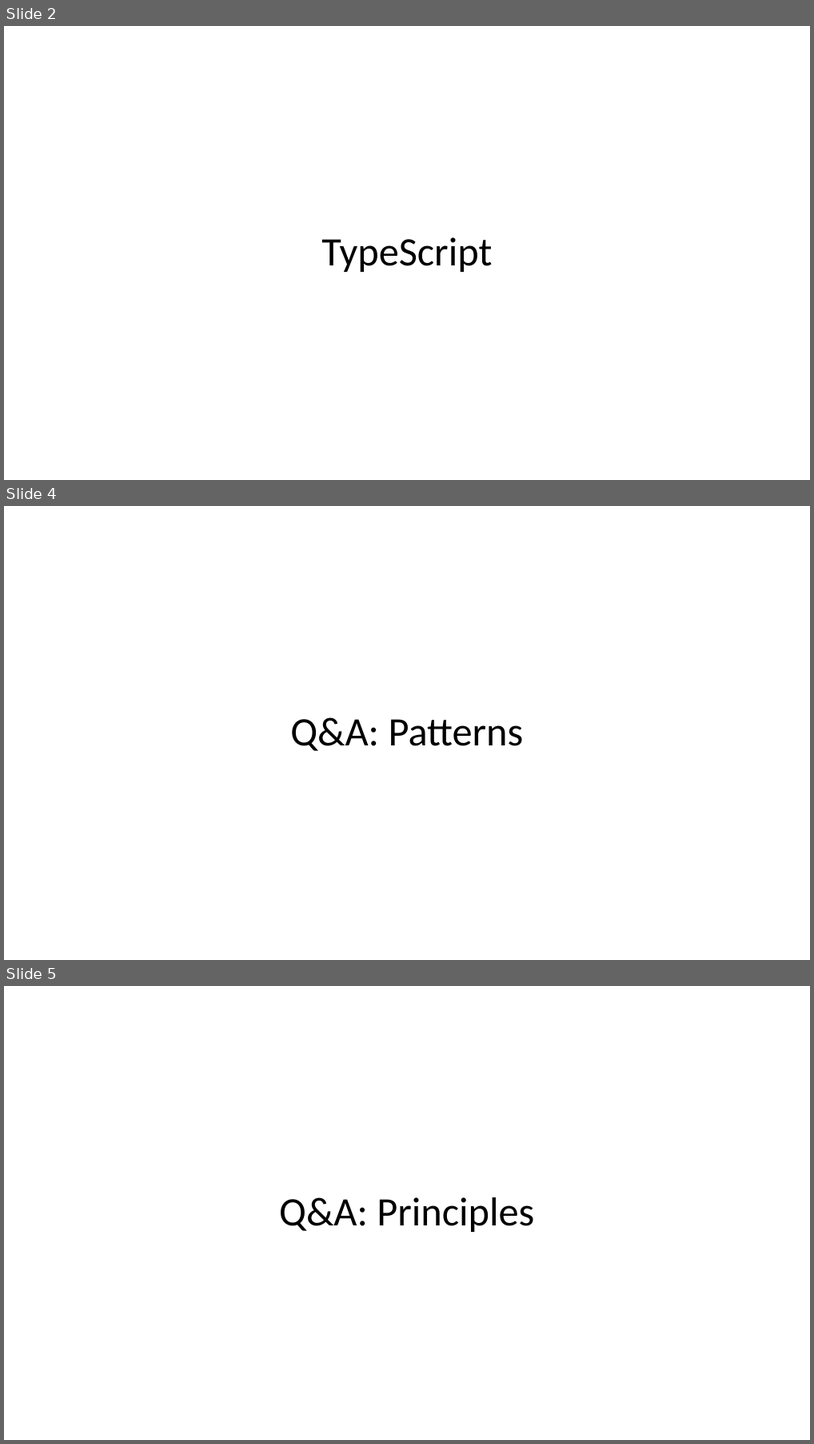
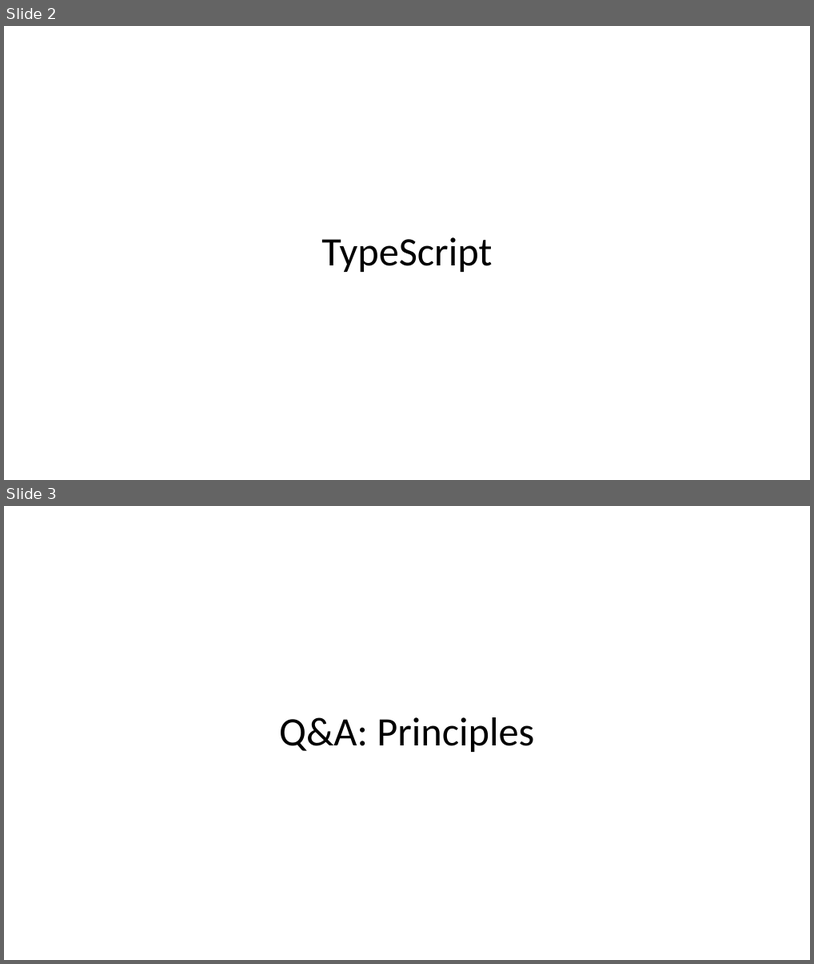
Before and after one commit to jamesbaptiste1/cpsc-24500-2019-01-spring-001, a slide deck: lecture-presentations/2019-01-29.pptx. Shown one above the other, each under a label of ours: slides 2, 4 and 5 before the commit, slides 2 and 3 after it; the slides between them are not shown. The pictures are 814x1444 and 814x964 pixels, drawn with LibreOffice and Linux fonts; fonts in the diff are those of the drawing. Boxes give left, top, right and bottom in pixels: in the first picture for what was removed or moved away, otherwise in the second. Text is boxed around its words. In the diff, an @@ line names an element or a change of style, - is before the commit and + after.

```diff
--- a/lecture-presentations/2019-01-29.pptx
+++ b/lecture-presentations/2019-01-29.pptx
@@ slide 4 removed at box(4, 506, 810, 960), background #FFFFFF @@
@@ title removed at box(290, 717, 524, 751) @@
-Q&A: Patterns
@@ what was slide 5 is now slide 3 @@
```
Also in this commit, not shown: 1 slide changed, 3 slides added, 1 other slide removed, 2 other files.
